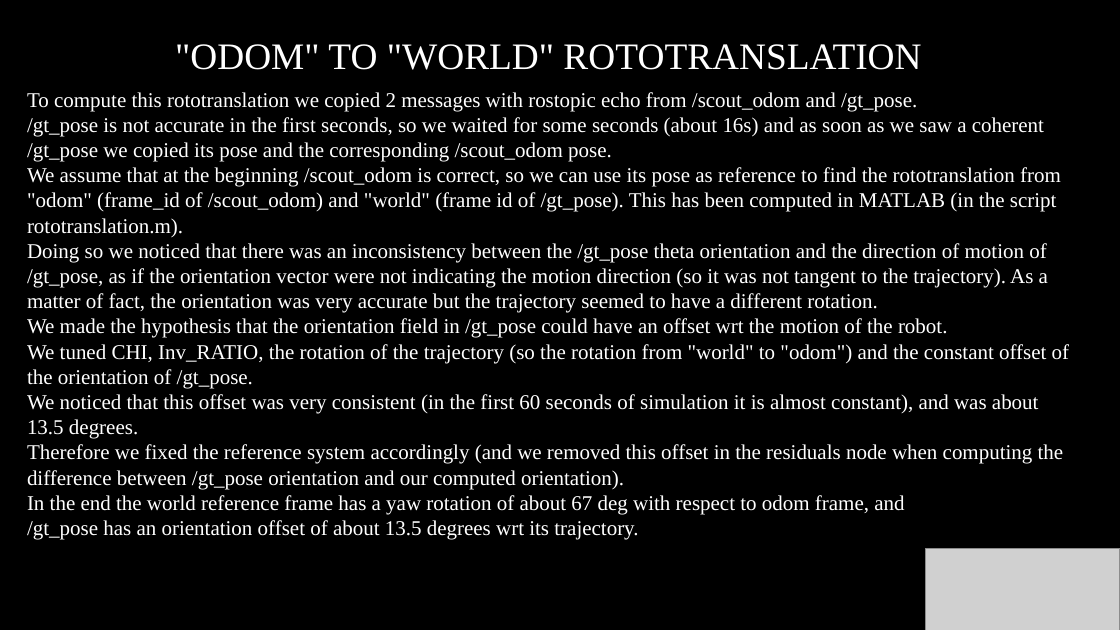
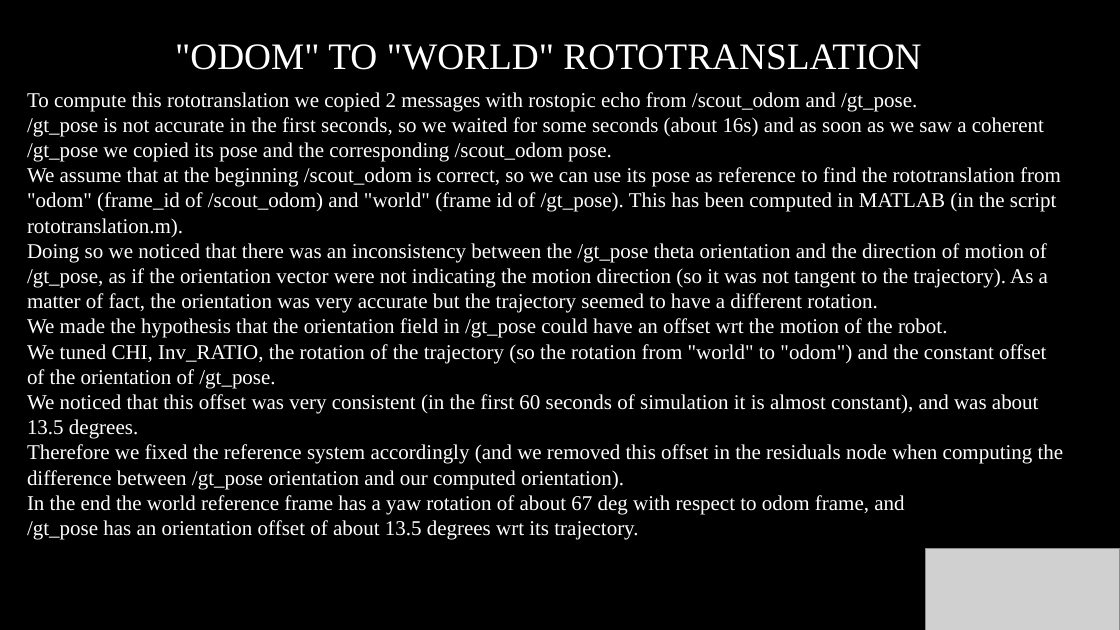
Before and after one commit to marcoCella/scout_ros, a slide deck: slide 7 of project1/Instructions.pptx. Drawn at 1120x630 pixels with LibreOffice and Linux fonts; fonts in the diff are those of the drawing; grey boxes stand for pictures. Boxes give left, top, right and bottom in pixels: in the first picture for what was removed or moved away, otherwise in the second. Text is boxed around its words. In the diff, an @@ line names an element or a change of style, - is before the commit and + after.

```diff
--- a/project1/Instructions.pptx
+++ b/project1/Instructions.pptx
@@ text "To compute this rototranslation we ..." rewrapped from (27,92,1069,540) to (27,92,1064,540) @@
```
Also in this commit, not shown: 5 other slides changed, 10 other files.
